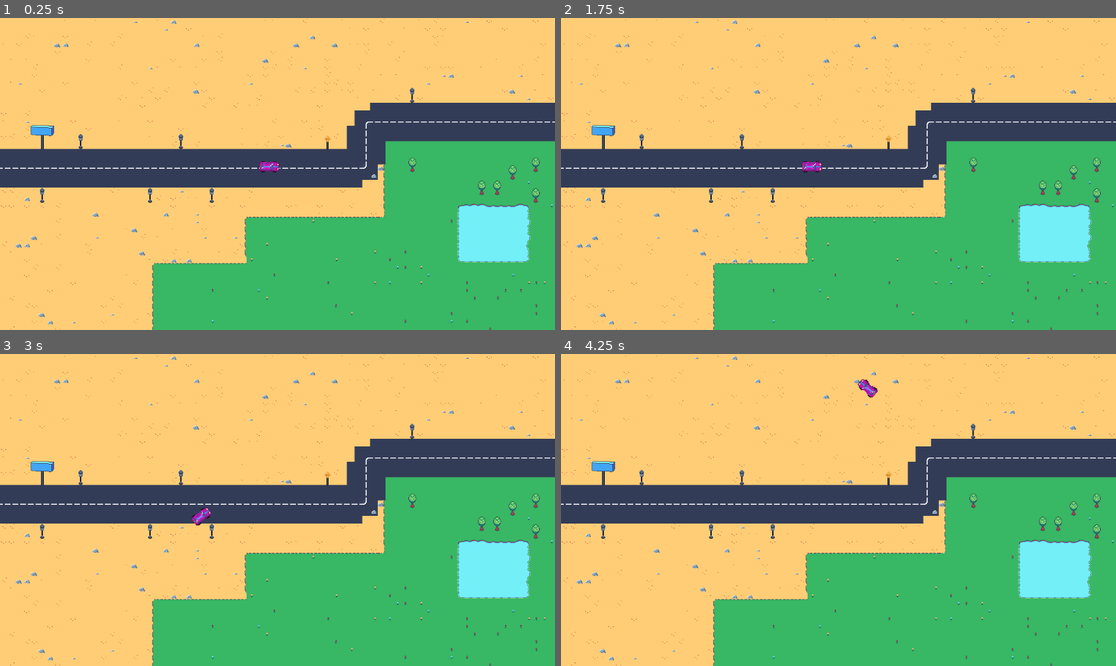
Above: before the commit, frames 1-4 (two rows, left to right).
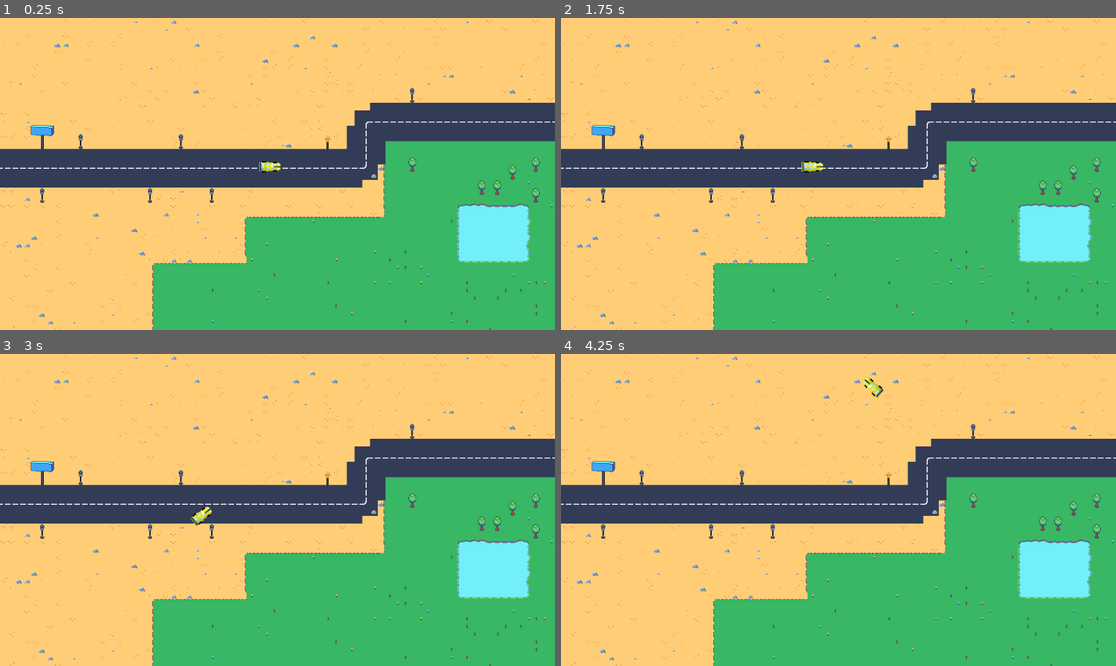
Above: after the commit, the same moments.

Repository: pgawle/driveoutnazis
Game: Godot game, scene res://drive_out_nazis.tscn
Same seed, same stepped clock (60 frames per second), same inputs: the game is played once before the commit and once after it.
Inputs:
- Up to frame 1 (0.25 s): no input
- Up to frame 2 (1.75 s): tap Enter at 0.5 s; hold Right (right) 0.53-1.28 s; tap Space at 1.25 s; hold Down (down) from 1.28 s (still down)
- Up to frame 3 (3 s): release Down (down) at 2.03 s; hold Right (right) 2.03-2.78 s; hold Up (up) from 2.78 s (still down)
- Up to frame 4 (4.25 s): release Up (up) at 3.53 s; hold Left (left) from 3.53 s (still down)

The runs differ from the first frame. In frame 1, 0.1% of the frame differs, in the area x 46-51%, y 45-50%; in frame 2, 0.1%; in frame 3, 0.1%; in frame 4, 0.2%, in the area x 53-59%, y 7-15%.

Commit message:
adding new car, wheel animation, star engine audio

Diff:
--- a/Actors/PlayerCar/PlayerCar.tscn
+++ b/Actors/PlayerCar/PlayerCar.tscn
@@ -1,16 +1,65 @@
-[gd_scene load_steps=4 format=3 uid="uid://r6yj64iax6w2"]
+[gd_scene load_steps=12 format=3 uid="uid://r6yj64iax6w2"]
 
 [ext_resource type="Script" path="res://Actors/PlayerCar/player_car.gd" id="1_41c4b"]
 [ext_resource type="Texture2D" uid="uid://bhot0uju13xju" path="res://assets/bk_cars1.a.png" id="2_nx3od"]
+[ext_resource type="AudioStream" uid="uid://bvdrmnl4n47eu" path="res://assets/ford-mustang-engine-1985-78386.mp3" id="2_o7wo8"]
 [ext_resource type="Texture2D" uid="uid://dc56vtv1iwkbr" path="res://assets/car.png" id="3_djtx3"]
+[ext_resource type="Texture2D" uid="uid://b68gkooxbqv" path="res://assets/UntitledArtwork1.png" id="4_j0qhb"]
+
+[sub_resource type="AtlasTexture" id="AtlasTexture_ievb6"]
+atlas = ExtResource("4_j0qhb")
+region = Rect2(0, 0, 16, 32)
+
+[sub_resource type="AtlasTexture" id="AtlasTexture_v4s1s"]
+atlas = ExtResource("4_j0qhb")
+region = Rect2(18, 0, 16, 32)
+
+[sub_resource type="AtlasTexture" id="AtlasTexture_n7on6"]
+atlas = ExtResource("4_j0qhb")
+region = Rect2(36, 0, 16, 32)
+
+[sub_resource type="AtlasTexture" id="AtlasTexture_2miq0"]
+atlas = ExtResource("4_j0qhb")
+region = Rect2(0, 34, 16, 32)
+
+[sub_resource type="AtlasTexture" id="AtlasTexture_jgdfg"]
+atlas = ExtResource("4_j0qhb")
+region = Rect2(18, 34, 16, 32)
+
+[sub_resource type="SpriteFrames" id="SpriteFrames_nrek7"]
+animations = [{
+"frames": [{
+"duration": 1.0,
+"texture": SubResource("AtlasTexture_ievb6")
+}, {
+"duration": 1.0,
+"texture": SubResource("AtlasTexture_v4s1s")
+}, {
+"duration": 1.0,
+"texture": SubResource("AtlasTexture_n7on6")
+}, {
+"duration": 1.0,
+"texture": SubResource("AtlasTexture_2miq0")
+}, {
+"duration": 1.0,
+"texture": SubResource("AtlasTexture_jgdfg")
+}],
+"loop": true,
+"name": &"new_animation",
+"speed": 30.0
+}]
 
 [node name="PlayerCar" type="CharacterBody2D"]
 position = Vector2(560, 309)
 rotation = 1.5708
 script = ExtResource("1_41c4b")
-scale_rate_x = 0.08
-scale_rate_y = 0.08
+scale_rate_y = 0.02
 metadata/_edit_group_ = true
+
+[node name="start_engine" type="AudioStreamPlayer2D" parent="."]
+rotation = 1.5708
+stream = ExtResource("2_o7wo8")
+autoplay = true
 
 [node name="Sprite2D" type="Sprite2D" parent="."]
 visible = false
@@ -20,9 +69,16 @@
 region_rect = Rect2(130, 123, 51, 98)
 
 [node name="Sprite2D2" type="Sprite2D" parent="."]
+visible = false
 rotation = 1.5708
 texture = ExtResource("3_djtx3")
 
 [node name="IdleAnimTimer" type="Timer" parent="."]
 wait_time = 0.025
 autostart = true
+
+[node name="CarAnimation" type="AnimatedSprite2D" parent="."]
+rotation = 1.5708
+sprite_frames = SubResource("SpriteFrames_nrek7")
+animation = &"new_animation"
+frame_progress = 0.0564864
--- a/Actors/PlayerCar/player_car.gd
+++ b/Actors/PlayerCar/player_car.gd
@@ -22,20 +22,28 @@
 @export var scale_rate_y: float=0.03
 @export var scale_up = false
 
+
+
+
+
+
+# ON READY
+
 @onready var screen_size = get_viewport_rect().size
 @onready var idle_animation = $IdleAnimTimer
-
+@onready var car_animation = $CarAnimation
 
 func _ready() -> void:
 	idle_animation.timeout.connect(idle_scale)
+	car_animation.play()
 
 
 func _physics_process(delta):
 	#idle_scale()
 	var input = get_input()
 	velocity += input["acceleration"] * delta
-	var friction = apply_friction(delta, input["acceleration"],velocity)
-	velocity = friction["velocity"]
+	var _friction = apply_friction(delta, input["acceleration"],velocity)
+	velocity = _friction["velocity"]
 
 	var steering = calculate_steering(delta,input["steer_direction"])
 
Binary file added: assets/UntitledArtwork1.png
Not shown, added: assets/UntitledArtwork1.png.import
Not shown, changed: README.md
